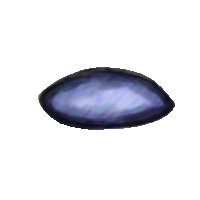
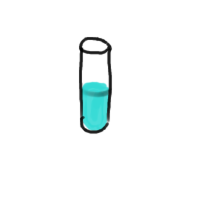
Layers edited between the first and the second 200x200 image:
added layer "chemicals lines" above "chemicals color" over [78, 36, 113, 135]
added layer "chemicals color" above "scrap lines" over [80, 81, 111, 132]
hid "optics lines" over [37, 66, 175, 131]
hid "optics shadow" over [38, 67, 175, 130]
hid "optics highlight" over [48, 80, 158, 119]
hid "optics color" over [39, 68, 173, 130]
hid "optics bg" over [38, 67, 175, 130]
